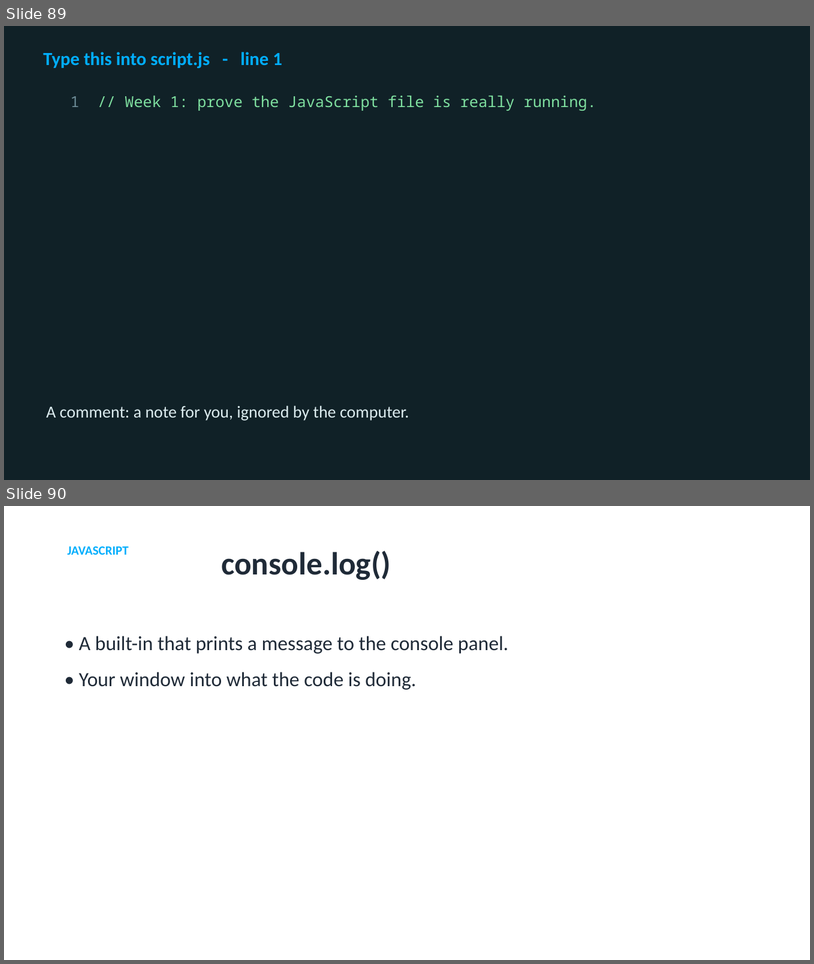
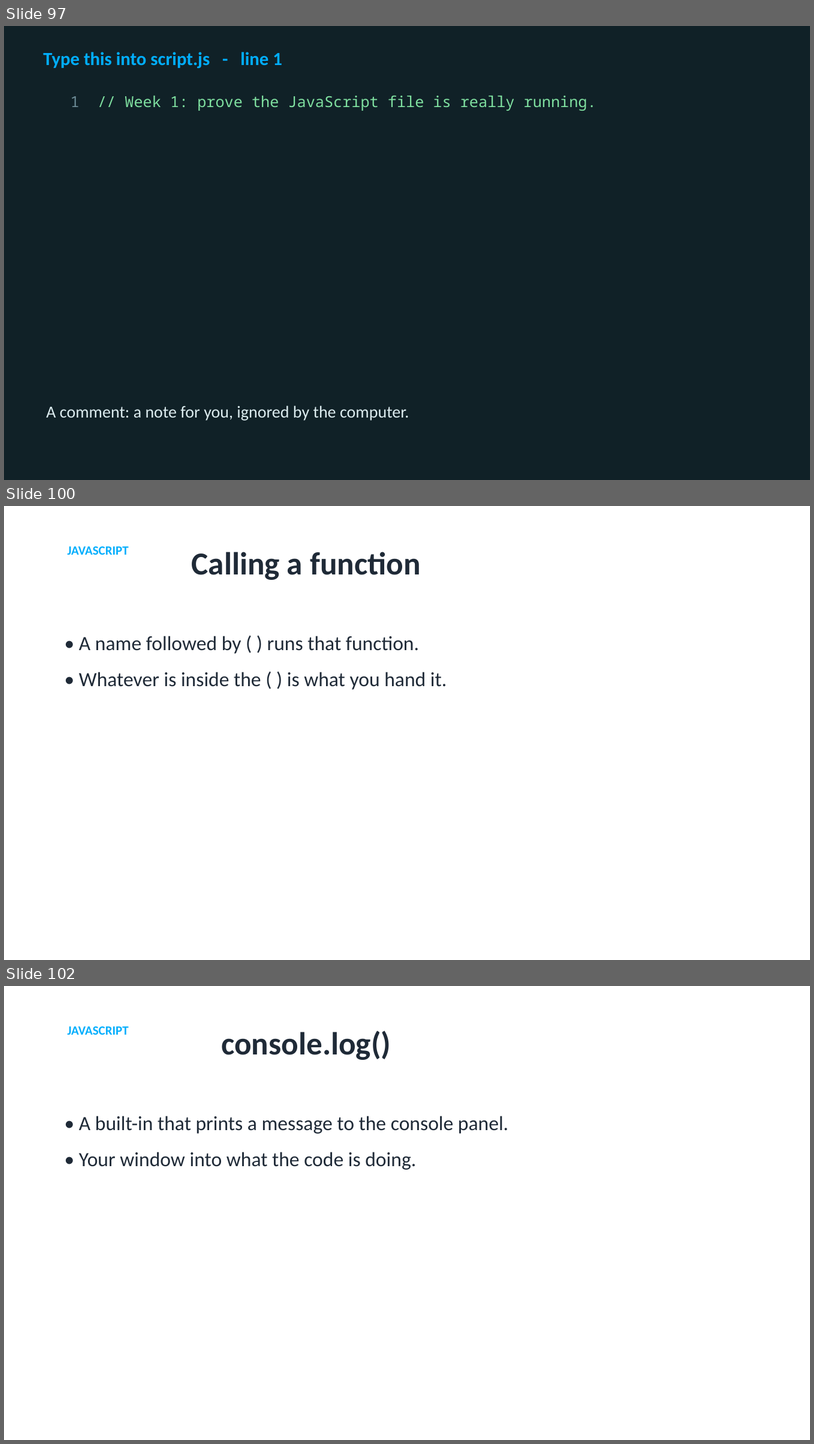
Before and after one commit to utgapps/utgapps.github.io, a slide deck: ai101/slides/week-01.pptx. Shown one above the other, each under a label of ours: slides 89 and 90 before the commit, slides 97, 100 and 102 after it; the slides between them are not shown. The pictures are 814x964 and 814x1444 pixels, drawn with LibreOffice and Linux fonts; fonts in the diff are those of the drawing. Boxes give left, top, right and bottom in pixels: in the first picture for what was removed or moved away, otherwise in the second. Text is boxed around its words. In the diff, an @@ line names an element or a change of style, - is before the commit and + after.

```diff
--- a/ai101/slides/week-01.pptx
+++ b/ai101/slides/week-01.pptx
@@ slide 100 added at bbox=[4, 506, 810, 960], background #FFFFFF @@
@@ text added at bbox=[68, 546, 129, 555], 15 pt, text #01AEFD, bold @@
+JAVASCRIPT
@@ title added at bbox=[192, 552, 420, 580], 38 pt, text #1F2A37, bold @@
+Calling a function
@@ text added at bbox=[79, 636, 447, 690], 24 pt, text #1F2A37 @@
+• A name followed by ( ) runs that function.
+• Whatever is inside the ( ) is what you hand it.
@@ what was slide 89 is now slide 97 @@
@@ what was slide 90 is now slide 102 @@
```
Also in this commit, not shown: 11 other slides added, 19 other files.
